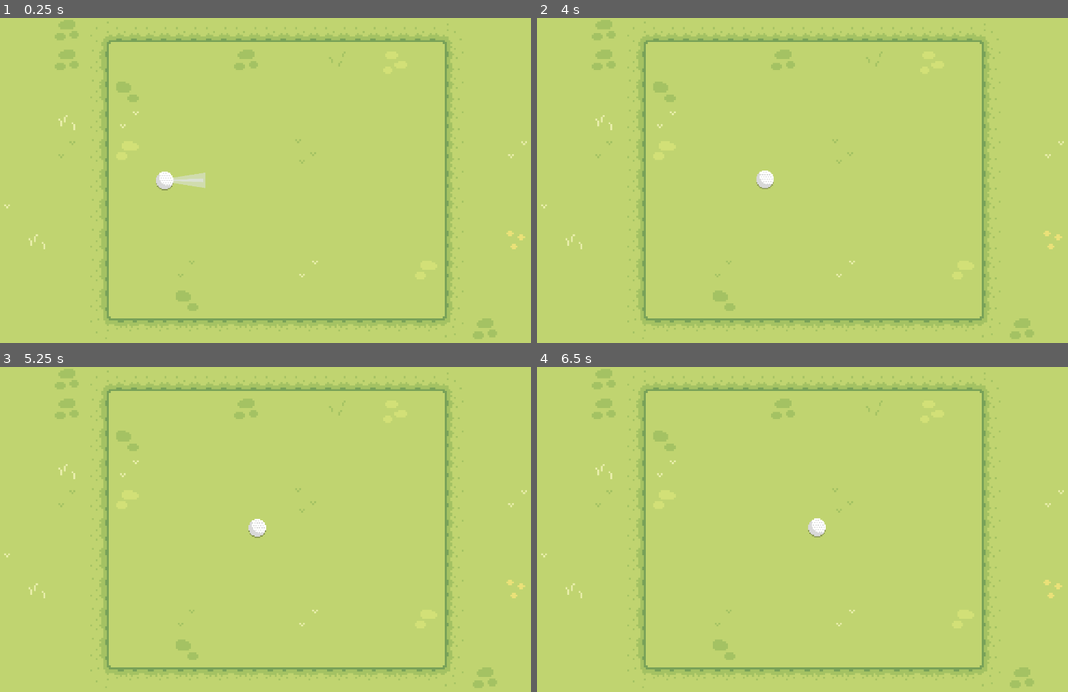
Above: before the commit, frames 1-4 (two rows, left to right).
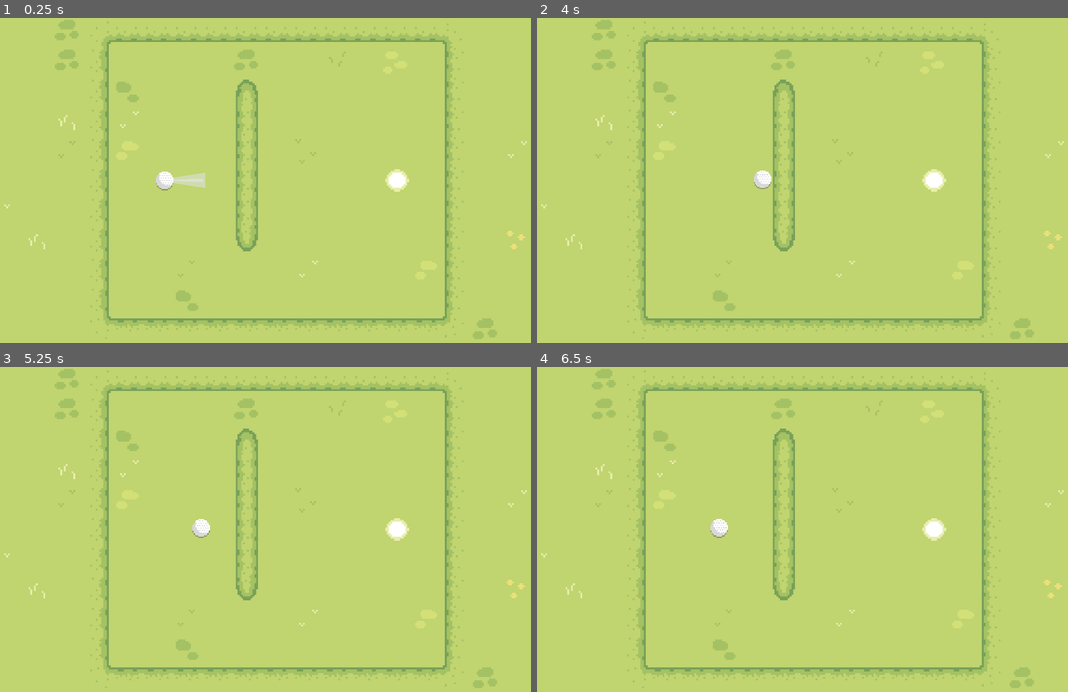
Above: after the commit, the same moments.

Repository: Themis3000/golf_game
Game: Godot game, scene res://levels/game_level.tscn
The game is run twice, just before and just after one commit, with the same random seed, the same clock (stepped at 60 frames per second) and the same inputs.
Inputs:
- Up to frame 1 (0.25 s): no input
- Up to frame 2 (4 s): tap Enter at 0.5 s; hold W (angle_up) 0.53-1.28 s; hold A (power_down) 0.53-1.28 s; hold S (angle_down) 1.28-2.03 s; tap D (power_up) at 1.35 s; tap Space (shoot) at 2 s; hold Space (shoot) 2.03-2.78 s; hold W (angle_up) 2.03-3.53 s; tap A (power_down) at 2.85 s; hold S (angle_down) from 3.53 s (still down); hold D (power_up) from 3.53 s (still down)
- Up to frame 3 (5.25 s): keep holding S (angle_down); release D (power_up) at 4.28 s; tap Space (shoot) at 4.35 s; hold A (power_down) from 5.03 s (still down)
- Up to frame 4 (6.5 s): release S (angle_down) at 5.78 s; release A (power_down) at 5.78 s; hold W (angle_up) from 5.78 s (still down); tap D (power_up) at 5.85 s

The runs differ from the first frame. In frame 1, 1.5% of the frame differs, in the area x 44-78%, y 18-72%; in frame 2, 1.6%; in frame 3, 1.8%; in frame 4, 1.8%, in the area x 32-78%, y 18-72%.

Commit message:
added goal hole

Diff:
--- a/levels/game_level.tscn
+++ b/levels/game_level.tscn
@@ -239,6 +239,13 @@
 7:7/0 = 0
 7:7/0/physics_layer_0/linear_velocity = Vector2(0, 0)
 7:7/0/physics_layer_0/angular_velocity = 0.0
+8:0/0 = 0
+8:0/0/physics_layer_0/linear_velocity = Vector2(0, 0)
+8:0/0/physics_layer_0/angular_velocity = 0.0
+8:7/0 = 0
+8:7/0/physics_layer_0/linear_velocity = Vector2(0, 0)
+8:7/0/physics_layer_0/angular_velocity = 0.0
+8:7/0/physics_layer_0/polygon_0/points = PackedVector2Array(-8, -8, 8, -8, 8, 8, -8, 8)
 
 [sub_resource type="TileSetAtlasSource" id="TileSetAtlasSource_15mq4"]
 texture = ExtResource("2_ei05n")
@@ -722,7 +729,14 @@
 layer_1/y_sort_enabled = false
 layer_1/y_sort_origin = 0
 layer_1/z_index = -5
-layer_1/tile_data = PackedInt32Array(983058, 196608, 4, 9175 …(777 unchanged characters)… , 1114140, 131072, 3, 1114141, 131072, 3)
+layer_1/tile_data = PackedInt32Array(983058, 196608, 4, 9175 …(777 unchanged characters)… , 1114140, 131072, 3, 1114141, 131072, 3, 851991, 0, 3, 786455, 0, 3, 720919, 0, 3, 655383, 0, 3, 589847, 0, 2, 917527, 0, 5, 786460, 524288, 7)
+layer_2/name = "goal"
+layer_2/enabled = true
+layer_2/modulate = Color(1, 1, 1, 1)
+layer_2/y_sort_enabled = false
+layer_2/y_sort_origin = 0
+layer_2/z_index = -5
+layer_2/tile_data = PackedInt32Array()
 
 [node name="Ball" parent="." instance=ExtResource("7_18qaj")]
 position = Vector2(332, 200)
Binary file changed: art/Tilesets/Grass.png
